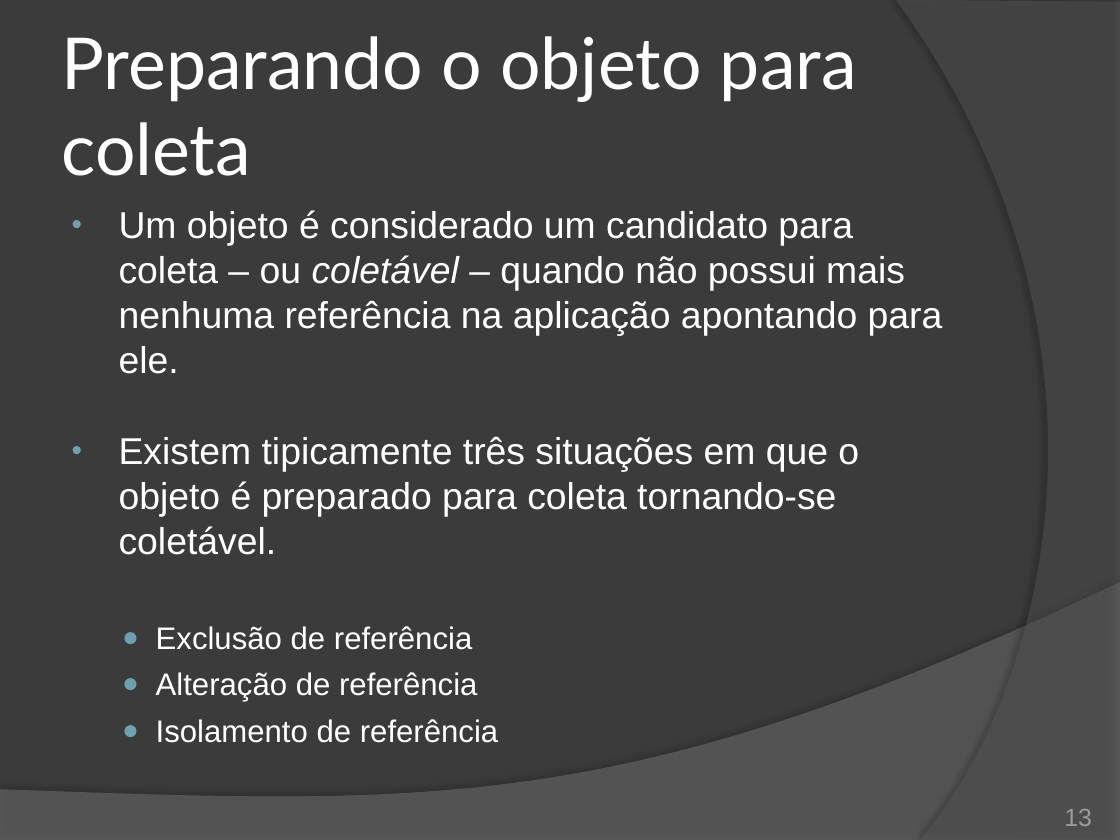
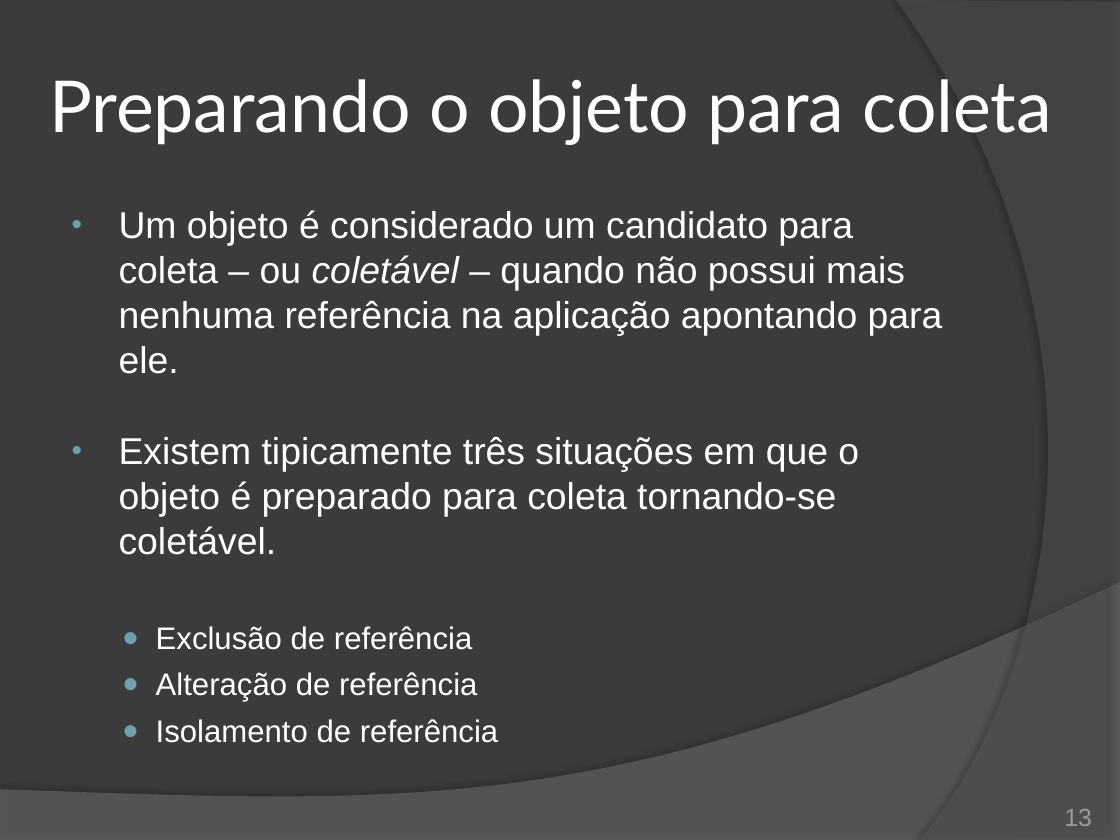
Before and after one commit to duchesqui/slzvieira-training, a slide deck: slide 13 of trunk/2-Java-Programmer-Modulo-II/11.Capitulo05.pptx. Drawn at 1120x840 pixels with LibreOffice and Linux fonts; fonts in the diff are those of the drawing. Boxes give left, top, right and bottom in pixels: in the first picture for what was removed or moved away, otherwise in the second. Text is boxed around its words. In the diff, an @@ line names an element or a change of style, - is before the commit and + after.

```diff
--- a/trunk/2-Java-Programmer-Modulo-II/11.Capitulo05.pptx
+++ b/trunk/2-Java-Programmer-Modulo-II/11.Capitulo05.pptx
@@ title "Preparando o objeto para coleta" rewrapped from (x1=62, y1=36, x2=857, y2=176) to (x1=49, y1=79, x2=1053, y2=145) @@
```
Also in this commit, not shown: 5 other slides changed, 7 other files.
